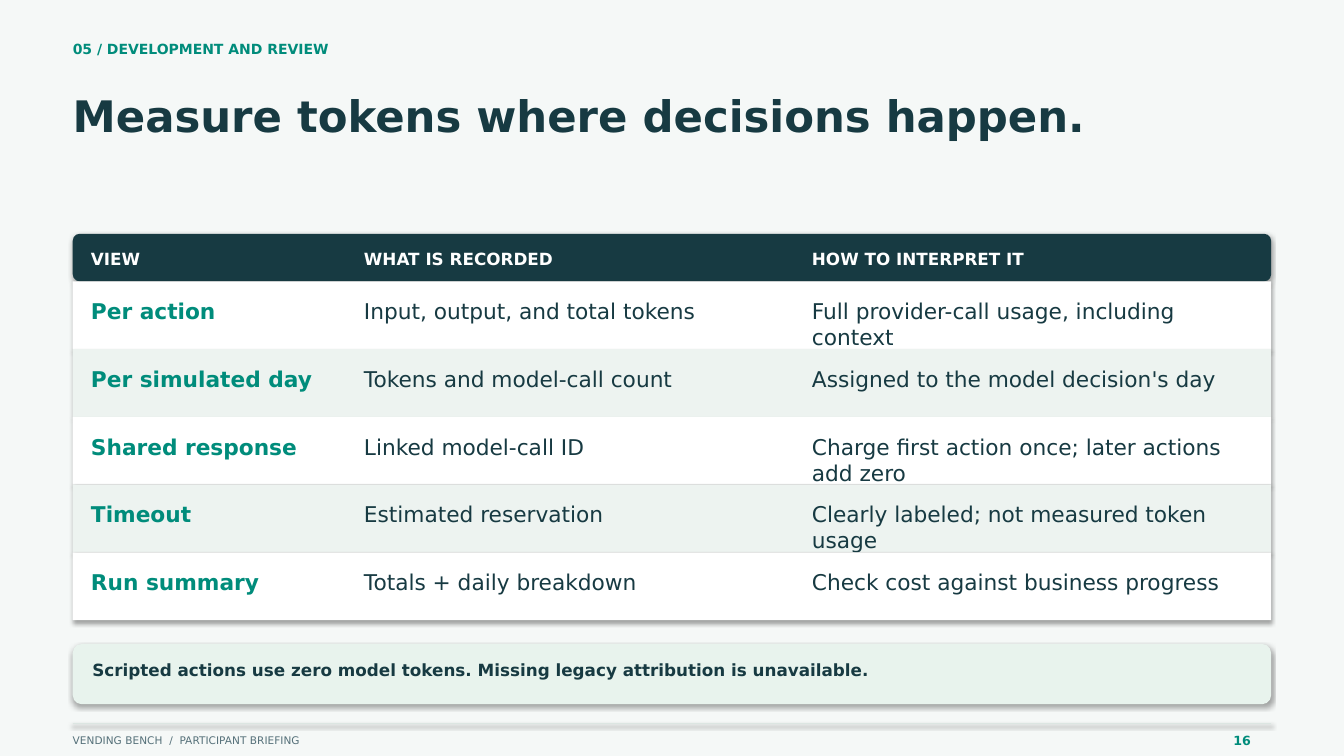
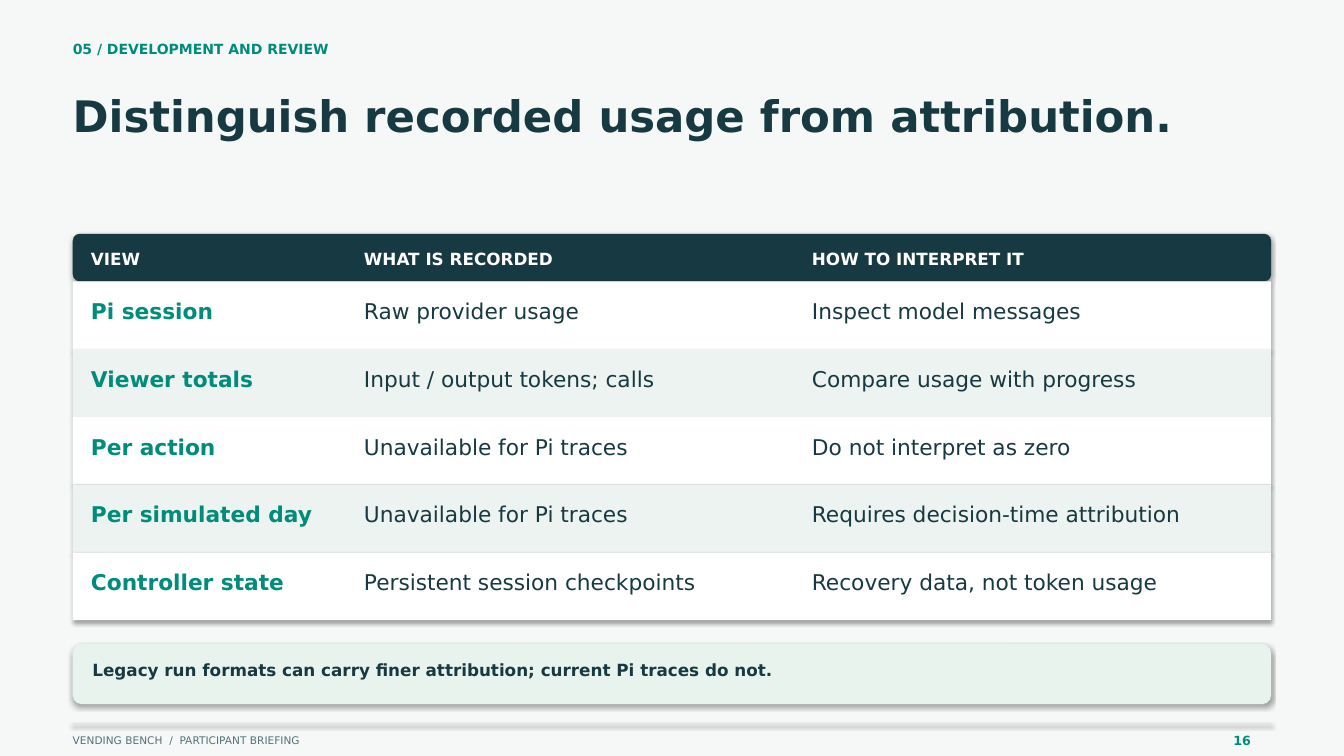
Before and after one commit to adriankhy93/VendingBenchSimplified, a slide deck: slide 16 of presentations/participant-briefing.pptx. Drawn at 1344x756 pixels with LibreOffice and Linux fonts; fonts in the diff are those of the drawing. Boxes give left, top, right and bottom in pixels: in the first picture for what was removed or moved away, otherwise in the second. Text is boxed around its words. In the diff, an @@ line names an element or a change of style, - is before the commit and + after.

```diff
--- a/presentations/participant-briefing.pptx
+++ b/presentations/participant-briefing.pptx
@@ text at (73,99,1171,141): text changed @@
-Measure tokens where decisions happen.
+Distinguish recorded usage from attribution.
@@ text at (91,302,213,320): text changed @@
-Per action
+Pi session
@@ text at (364,302,579,324): text changed @@
-Input, output, and total tokens
+Raw provider usage
@@ text at (812,302,1081,324): text changed @@
-Full provider-call usage, including
-context
+Inspect model messages
@@ text at (91,370,253,388): text changed @@
-Per simulated day
+Viewer totals
@@ text at (364,370,654,392): text changed @@
-Tokens and model-call count
+Input / output tokens; calls
@@ text at (812,370,1136,392): text changed @@
-Assigned to the model decision's day
+Compare usage with progress
@@ text at (91,438,216,456): text changed @@
-Shared response
+Per action
@@ text at (364,438,627,456): text changed @@
-Linked model-call ID
+Unavailable for Pi traces
@@ text at (812,438,1070,460): text changed @@
-Charge first action once; later actions
-add zero
+Do not interpret as zero
@@ text at (91,505,312,527): text changed @@
-Timeout
+Per simulated day
@@ text at (364,505,627,523): text changed @@
-Estimated reservation
+Unavailable for Pi traces
@@ text at (812,505,1180,527): text changed @@
-Clearly labeled; not measured token
-usage
+Requires decision-time attribution
@@ text at (91,573,284,591): text changed @@
-Run summary
+Controller state
@@ text at (364,573,695,595): text changed @@
-Totals + daily breakdown
+Persistent session checkpoints
@@ text at (812,573,1157,595): text changed @@
-Check cost against business progress
+Recovery data, not token usage
@@ text at (92,663,772,680): text changed @@
-Scripted actions use zero model tokens. Missing legacy attribution is unavailable.
+Legacy run formats can carry finer attribution; current Pi traces do not.
```
Also in this commit, not shown: 11 other slides changed, 2 slides added, 2 slides removed, 43 other files.
